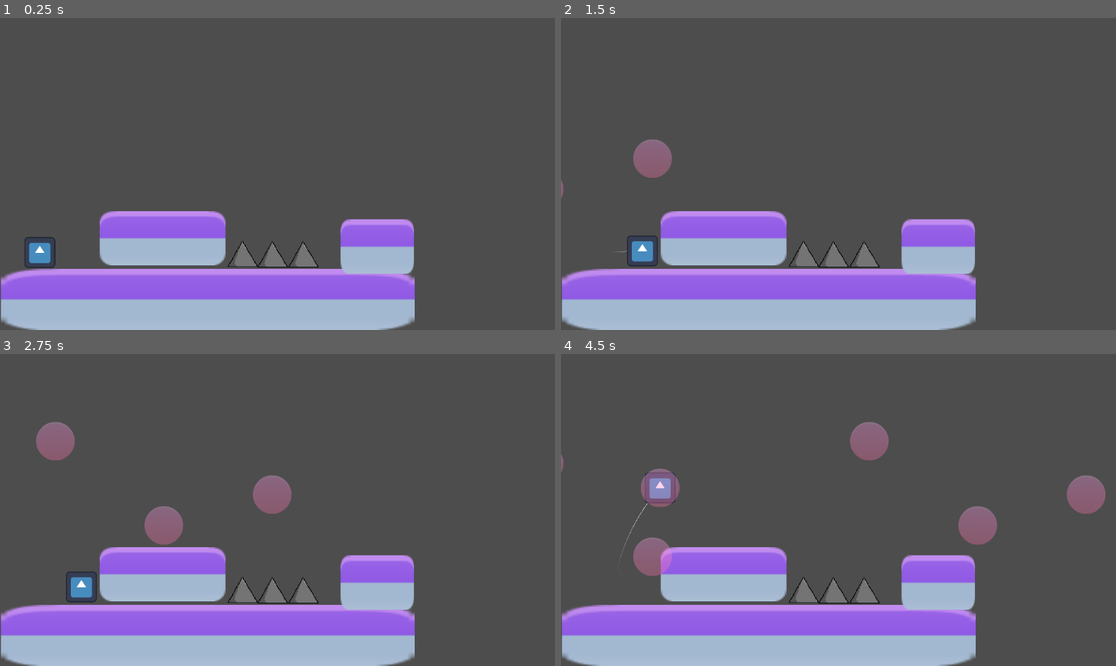
Above: before the commit, frames 1-4 (two rows, left to right).
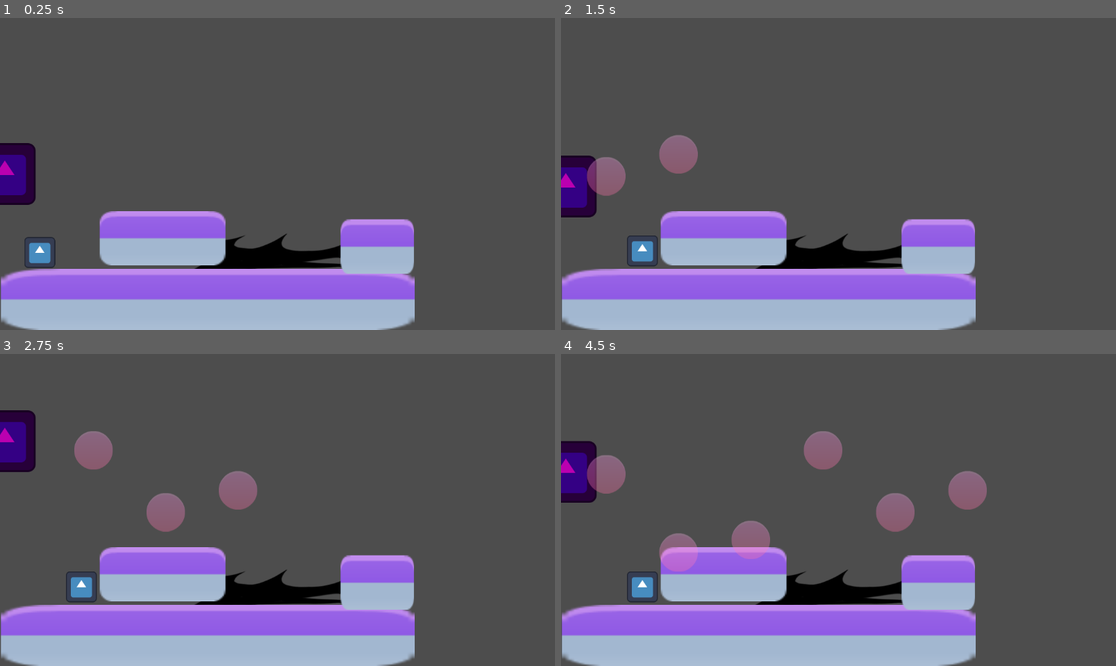
Above: after the commit, the same moments.

Repository: Boris14/PlovdivGameJam2025
Game: Godot game, scene res://Scenes/Environment/Main.tscn
Two runs of this game, one before a commit and one after it. Both use one fixed random seed, a clock stepped at 60 frames per second and the inputs below. Before the commit the project starts from res://Scenes/Main.tscn. The engine's default icon, where the game draws it, is replaced by a stand-in: a white triangle on a blue panel in a dark square.
Inputs (mouse positions are in pixels of both pictures, inside the frame that each line leads up to):
- Up to frame 1 (0.25 s): no input
- Up to frame 2 (1.5 s): move the mouse to (960, 158) at 0.52 s; click (960, 158) at 0.67 s; move the mouse to (727, 189) at 1.27 s; click (727, 189) at 1.42 s
- Up to frame 3 (2.75 s): move the mouse to (333, 441) at 2.02 s; click (333, 441) at 2.17 s
- Up to frame 4 (4.5 s): move the mouse to (810, 572) at 2.77 s; click (810, 572) at 2.92 s; move the mouse to (1005, 556) at 3.52 s; click (1005, 556) at 3.67 s; move the mouse to (672, 463) at 4.27 s; click (672, 463) at 4.42 s

The runs differ from the first frame. In frame 1, 2.7% of the frame differs, in the area x 0-62%, y 40-81%; in frame 2, 4.3%; in frame 3, 5.9%; in frame 4, 9.9%, in the area x 0-99%, y 21-81%.

Commit message:
Implemented a Needle

Diff:
--- a/Scenes/Bubble.tscn
+++ b/Scenes/Bubble.tscn
@@ -8,12 +8,11 @@
 radius = 36.0139
 
 [sub_resource type="CircleShape2D" id="CircleShape2D_lpayo"]
-radius = 27.5136
+radius = 36.0139
 
 [node name="Bubble" type="AnimatableBody2D"]
 collision_layer = 4
 script = ExtResource("1_n1n57")
-initial_speed = 300.0
 carry_speed = 200.0
 path_scene = ExtResource("3_no681")
 
--- a/Scenes/Level1.tscn
+++ b/Scenes/Environment/Level1.tscn
@@ -1,7 +1,7 @@
 [gd_scene load_steps=3 format=3 uid="uid://cojdrgphujy8m"]
 
-[ext_resource type="Texture2D" uid="uid://hqcdv6hmltf4" path="res://Assets/Spikes.png" id="2_dtrac"]
-[ext_resource type="Texture2D" uid="uid://f1rqj7sfpph2" path="res://Assets/tile_half.png" id="2_t8x2y"]
+[ext_resource type="Texture2D" uid="uid://f1rqj7sfpph2" path="res://Assets/tile_half.png" id="1_nib1t"]
+[ext_resource type="Texture2D" uid="uid://hqcdv6hmltf4" path="res://Assets/Spikes.png" id="2_vjb2c"]
 
 [node name="Node2D" type="Node2D"]
 
--- a/Scenes/Main.tscn
+++ b/Scenes/Environment/Main.tscn
@@ -1,15 +1,16 @@
-[gd_scene load_steps=6 format=3 uid="uid://bl62y8yw5moxg"]
+[gd_scene load_steps=4 format=3 uid="uid://bl62y8yw5moxg"]
 
 [ext_resource type="Script" path="res://Scripts/Game.gd" id="1_73d2w"]
-[ext_resource type="PackedScene" uid="uid://df0nmf1eirk2a" path="res://Scenes/Player.tscn" id="2_5md6y"]
-[ext_resource type="PackedScene" uid="uid://tjw5colsjjhs" path="res://Scenes/Bubble.tscn" id="2_7anoo"]
 [ext_resource type="Texture2D" uid="uid://f1rqj7sfpph2" path="res://Assets/tile_half.png" id="4_bmpd6"]
-[ext_resource type="PackedScene" uid="uid://theliutdjrf0" path="res://Scenes/Spikes.tscn" id="5_yoqef"]
+[ext_resource type="PackedScene" uid="uid://theliutdjrf0" path="res://Scenes/Environment/Spikes.tscn" id="5_yoqef"]
 
 [node name="Game" type="Node2D"]
 script = ExtResource("1_73d2w")
-bubble_scene = ExtResource("2_7anoo")
-player_scene = ExtResource("2_5md6y")
+
+[node name="Spikes" parent="." instance=ExtResource("5_yoqef")]
+position = Vector2(585, 489)
+rotation = -3.13607
+scale = Vector2(0.5, 0.5)
 
 [node name="PlayerStart" type="Marker2D" parent="."]
 unique_name_in_owner = true
@@ -34,12 +35,3 @@
 position = Vector2(783.25, 475)
 scale = Vector2(1.90625, 2.825)
 texture = ExtResource("4_bmpd6")
-
-[node name="Spikes" parent="." instance=ExtResource("5_yoqef")]
-position = Vector2(504, 490)
-
-[node name="Spikes2" parent="." instance=ExtResource("5_yoqef")]
-position = Vector2(566, 491)
-
-[node name="Spikes3" parent="." instance=ExtResource("5_yoqef")]
-position = Vector2(630, 491)
--- a/Scenes/Spikes.tscn
+++ b/Scenes/Environment/Spikes.tscn
@@ -1,20 +1,20 @@
 [gd_scene load_steps=4 format=3 uid="uid://theliutdjrf0"]
 
 [ext_resource type="Script" path="res://Scripts/Spikes.gd" id="1_btern"]
-[ext_resource type="Texture2D" uid="uid://hqcdv6hmltf4" path="res://Assets/Spikes.png" id="1_f4kjh"]
+[ext_resource type="Texture2D" uid="uid://d3xhwjnltmsoj" path="res://Assets/Spikes1.png" id="2_dx2aa"]
 
 [sub_resource type="RectangleShape2D" id="RectangleShape2D_jxdhi"]
-size = Vector2(6, 5)
+size = Vector2(735, 136)
 
 [node name="Spikes" type="Area2D"]
-scale = Vector2(10, 10)
 collision_layer = 2
 collision_mask = 7
 script = ExtResource("1_btern")
 
 [node name="CollisionShape2D" type="CollisionShape2D" parent="."]
+scale = Vector2(1, 1)
 shape = SubResource("RectangleShape2D_jxdhi")
 
 [node name="Sprite2D" type="Sprite2D" parent="."]
-scale = Vector2(0.018586, 0.00891376)
-texture = ExtResource("1_f4kjh")
+position = Vector2(0, 51)
+texture = ExtResource("2_dx2aa")
--- /dev/null
+++ b/Scenes/Needle.tscn
@@ -0,0 +1,19 @@
+[gd_scene load_steps=4 format=3 uid="uid://snrlk7tn8o2f"]
+
+[ext_resource type="Script" path="res://Scripts/Needle.gd" id="1_c83cd"]
+[ext_resource type="Texture2D" uid="uid://hqcdv6hmltf4" path="res://Assets/Spikes.png" id="1_ug2pa"]
+
+[sub_resource type="RectangleShape2D" id="RectangleShape2D_f4103"]
+size = Vector2(88, 8)
+
+[node name="Needle" type="Area2D"]
+collision_mask = 7
+script = ExtResource("1_c83cd")
+
+[node name="Sprite2D" type="Sprite2D" parent="."]
+rotation = 1.5708
+scale = Vector2(0.0656366, 0.149926)
+texture = ExtResource("1_ug2pa")
+
+[node name="CollisionShape2D" type="CollisionShape2D" parent="."]
+shape = SubResource("RectangleShape2D_f4103")
--- /dev/null
+++ b/Scenes/Wizard.tscn
@@ -0,0 +1,22 @@
+[gd_scene load_steps=4 format=3 uid="uid://buxxodefo2fgb"]
+
+[ext_resource type="Texture2D" uid="uid://cxt5l5aibuhlg" path="res://Assets/icon.svg" id="1_3dmld"]
+[ext_resource type="Script" path="res://Scripts/Wizard.gd" id="1_5xsso"]
+
+[sub_resource type="CircleShape2D" id="CircleShape2D_pyyxd"]
+radius = 56.2228
+
+[node name="Wizard" type="CharacterBody2D"]
+collision_layer = 8
+collision_mask = 15
+script = ExtResource("1_5xsso")
+
+[node name="Sprite2D" type="Sprite2D" parent="."]
+modulate = Color(0.731958, 0.000255863, 0.689362, 1)
+texture = ExtResource("1_3dmld")
+
+[node name="CollisionShape2D" type="CollisionShape2D" parent="."]
+shape = SubResource("CircleShape2D_pyyxd")
+
+[node name="BubbleSpawn" type="Marker2D" parent="."]
+position = Vector2(74, -15)
--- a/Scripts/Bubble.gd
+++ b/Scripts/Bubble.gd
@@ -5,8 +5,8 @@
 @export var carry_speed: float = 120.0
 @export var path_scene: PackedScene
 
-var swallow_speed := 30.0
-var full_swallow_treshold := 5
+var swallow_speed := 50.0
+var full_swallow_treshold := 10
 var velocity := Vector2.ZERO
 var controlled_body: PhysicsBody2D
 var path: BubblePath
@@ -17,7 +17,10 @@
 	velocity.x = initial_speed
 
 func _physics_process(delta: float) -> void:
-	if controlled_body:
+	if controlled_body != null and controlled_body.is_queued_for_deletion():
+		controlled_body = null
+
+	if controlled_body != null:
 		if is_swallowing:
 			controlled_body.global_position = controlled_body.global_position.lerp(global_position, delta * swallow_speed)
 		else:
@@ -40,15 +43,15 @@
 func bubble(body):
 	path = path_scene.instantiate() as BubblePath
 	path.on_finished.connect(_on_path_finished)
-	get_tree().root.add_child(path)
+	get_tree().current_scene.add_child(path)
 	path.global_position = global_position
 
 	if body.has_method("on_bubbled"):
-		body.on_bubbled()
+		body.on_bubbled(self)
 		controlled_body = body
 		is_swallowing = true
 
 func pop():
-	if controlled_body and controlled_body.has_method("on_bubble_popped"):
+	if controlled_body and not controlled_body.is_queued_for_deletion() and controlled_body.has_method("on_bubble_popped"):
 		controlled_body.on_bubble_popped()
 	queue_free()
--- a/Scripts/Game.gd
+++ b/Scripts/Game.gd
@@ -1,8 +1,9 @@
 class_name Game
 extends Node2D
 
-@export var bubble_scene : PackedScene
-@export var player_scene : PackedScene
+@export var player_scene : PackedScene = preload("res://Scenes/Player.tscn")
+@export var wizard_scene : PackedScene = preload("res://Scenes/Wizard.tscn")
+@export var wizard_x_offset := 10
 
 func _ready():
 	var player = player_scene.instantiate() as Player
@@ -10,13 +11,10 @@
 	player.position = %PlayerStart.position
 	add_child(player)
 
-func _unhandled_input(event):
-	if event is InputEventMouseButton:
-		if event.button_index == MOUSE_BUTTON_LEFT and event.pressed:
-			var bubble = bubble_scene.instantiate()
-			bubble.position.x = -50
-			bubble.position.y = event.position.y
-			add_child(bubble)
+	var wizard = wizard_scene.instantiate() as Wizard
+	wizard.global_position.y = get_global_mouse_position().y
+	wizard.global_position.x = wizard_x_offset
+	add_child(wizard)
 
 func _on_player_died():
 	get_tree().reload_current_scene()
--- /dev/null
+++ b/Scripts/Needle.gd
@@ -0,0 +1,27 @@
+class_name Needle
+extends Area2D
+
+@export var speed: float = 500.0
+var collision_processed: bool = false
+
+func _ready():
+	body_entered.connect(_on_body_entered)
+
+func _physics_process(delta):
+	if not monitoring:
+		return
+
+	position.x += speed * delta
+
+func _on_body_entered(body):
+	if collision_processed:
+		return
+
+	collision_processed = true
+
+	if body is Bubble:
+		body.pop()
+		call_deferred("queue_free")
+	elif body is Player:
+		body.call_deferred("die")
+		call_deferred("queue_free")
--- a/Scripts/Player.gd
+++ b/Scripts/Player.gd
@@ -7,12 +7,12 @@
 @export var trail_start_color: Color = Color.WHITE
 @export var trail_width: float = 2.0
 
-var is_bubbled := false
+var bubble: Bubble
 
 signal died
 
 func _physics_process(delta: float) -> void:
-	if not is_bubbled:
+	if not bubble:
 		velocity.x = speed
 		velocity.y += gravity * delta
 
@@ -36,16 +36,18 @@
 	died.emit()
 	queue_free()
 
-func on_bubbled():
-	is_bubbled = true
+func on_bubbled(in_bubble):
+	if bubble:
+		bubble.pop()
+	bubble = in_bubble
 
 func on_bubble_popped():
-	is_bubbled = false
+	bubble = null
 
 var position_history: Array[Dictionary] = []
 
 func _draw():
-	if position_history.size() > 1:
+	if bubble and position_history.size() > 1:
 		var current_time = Time.get_ticks_msec()
 
 		for i in range(1, position_history.size()):
--- a/Scripts/Spikes.gd
+++ b/Scripts/Spikes.gd
@@ -6,4 +6,4 @@
 
 func _on_body_entered(body: Node2D):
 	if body.is_in_group("player"):
-		body.die()
+		body.call_deferred("die")
--- /dev/null
+++ b/Scripts/Wizard.gd
@@ -0,0 +1,29 @@
+class_name Wizard
+extends CharacterBody2D
+
+@export var bubble_scene : PackedScene = preload("res://Scenes/Bubble.tscn")
+@export var needle_scene : PackedScene = preload("res://Scenes/Needle.tscn")
+@export var follow_speed := 10.0
+
+func _ready():
+	pass
+
+func _physics_process(delta):
+	var target_y = get_global_mouse_position().y
+	global_position.y = lerp(
+		global_position.y,
+		target_y,
+		follow_speed * delta
+	)
+
+func _unhandled_input(event):
+	if event is InputEventMouseButton:
+		if event.pressed:
+			if event.button_index == MOUSE_BUTTON_LEFT:
+				var bubble = bubble_scene.instantiate()
+				bubble.global_position = $BubbleSpawn.global_position
+				get_tree().current_scene.add_child(bubble)
+			elif event.button_index == MOUSE_BUTTON_RIGHT:
+				var needle = needle_scene.instantiate()
+				needle.global_position = $BubbleSpawn.global_position
+				get_tree().current_scene.add_child(needle)
--- a/project.godot
+++ b/project.godot
@@ -11,7 +11,7 @@
 [application]
 
 config/name="Bubbles"
-run/main_scene="res://Scenes/Main.tscn"
+run/main_scene="res://Scenes/Environment/Main.tscn"
 config/features=PackedStringArray("4.3", "GL Compatibility")
 config/icon="res://Assets/icon.svg"
 
Binary file added: Assets/Boss.jpeg
Not shown, added: Assets/Boss.jpeg.import
Binary file added: Assets/Spikes1.png
Not shown, added: Assets/Spikes1.png.import
Not shown: 1 places in Scenes/Environment/Level1.tscn that only renumber resources
Not shown: 2 places in Scenes/Environment/Level2.tscn that only renumber resources
